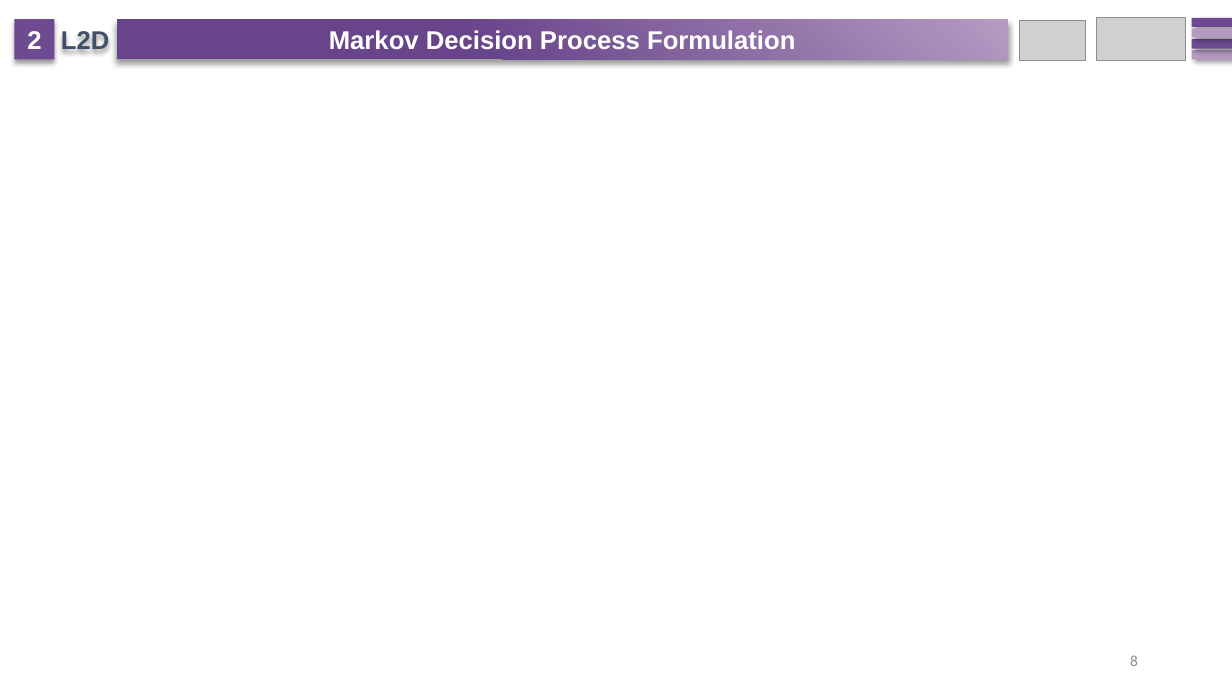
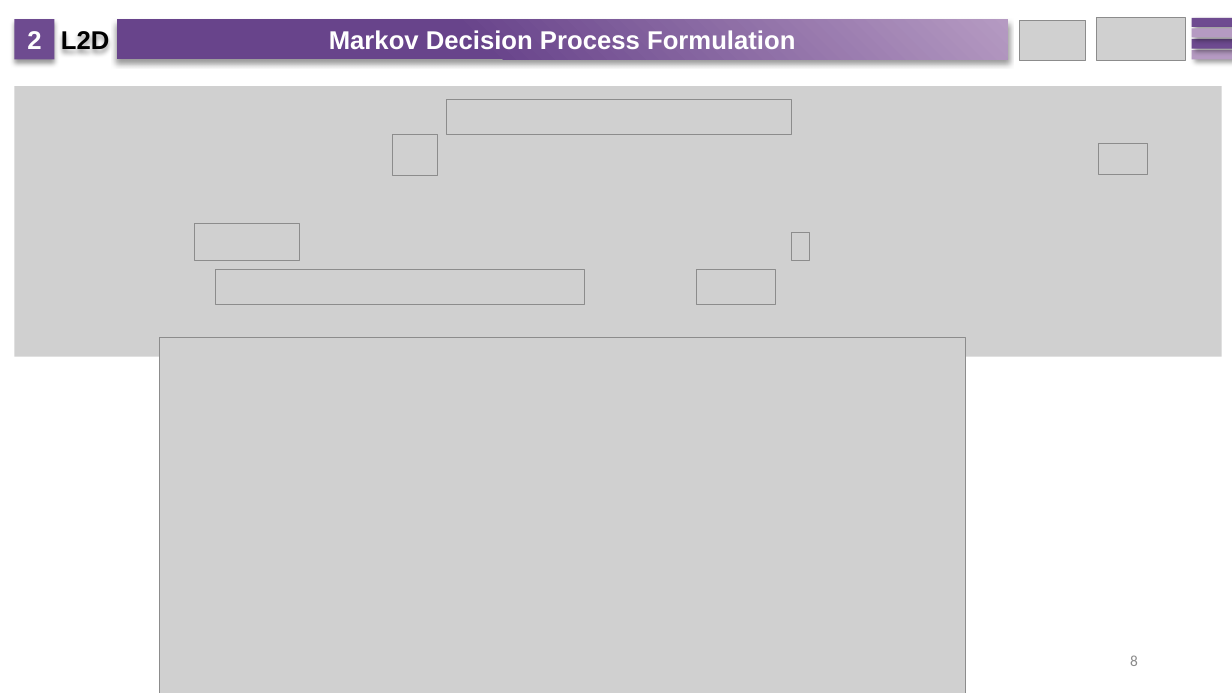
Before and after one commit to zcaicaros/L2D, a slide deck: slide 8 of NeurIPS L2D.pptx. Drawn at 1232x693 pixels with LibreOffice and Linux fonts; fonts in the diff are those of the drawing; grey boxes stand for pictures. Boxes give left, top, right and bottom in pixels: in the first picture for what was removed or moved away, otherwise in the second. Text is boxed around its words. In the diff, an @@ line names an element or a change of style, - is before the commit and + after.

```diff
--- a/NeurIPS L2D.pptx
+++ b/NeurIPS L2D.pptx
@@ text "L2D" at [61,28,110,55]: text colour #405067 to #000000 @@
@@ picture added at [15,86,1223,357] @@
@@ picture added at [446,100,791,134] @@
@@ picture added at [393,134,437,176] @@
@@ picture added at [1099,143,1147,175] @@
@@ picture added at [194,224,299,260] @@
@@ picture added at [792,232,810,260] @@
@@ picture added at [215,270,584,305] @@
@@ picture added at [697,270,775,305] @@
@@ picture added at [160,337,965,693] @@
```
Also in this commit, not shown: 13 other slides changed, 1 slide added.
